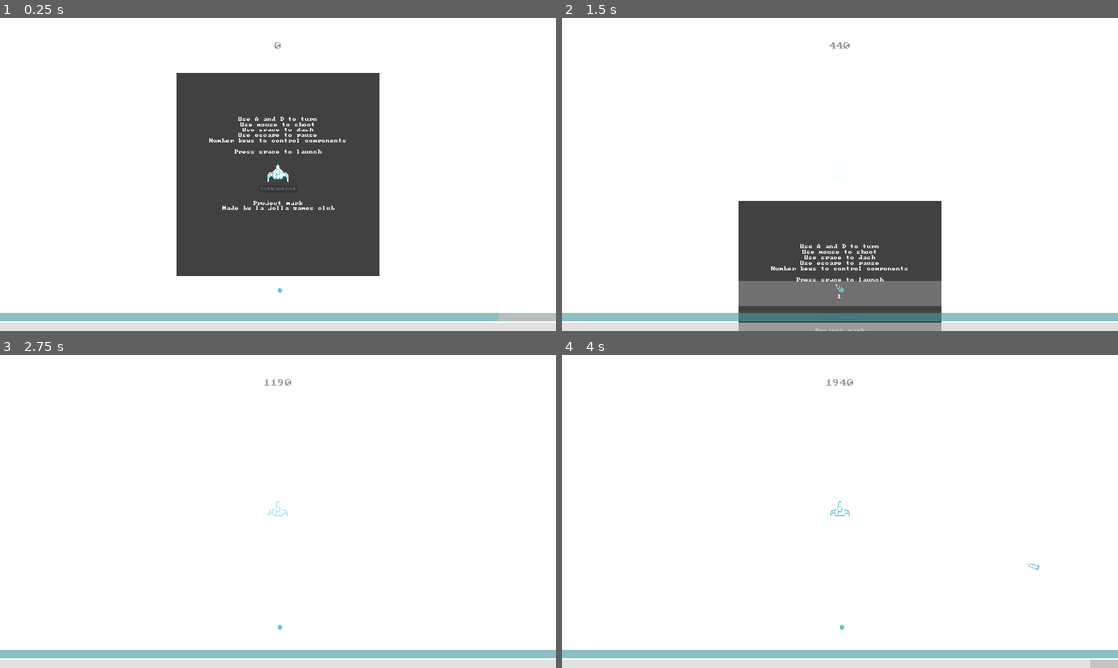
Above: before the commit, frames 1-4 (two rows, left to right).
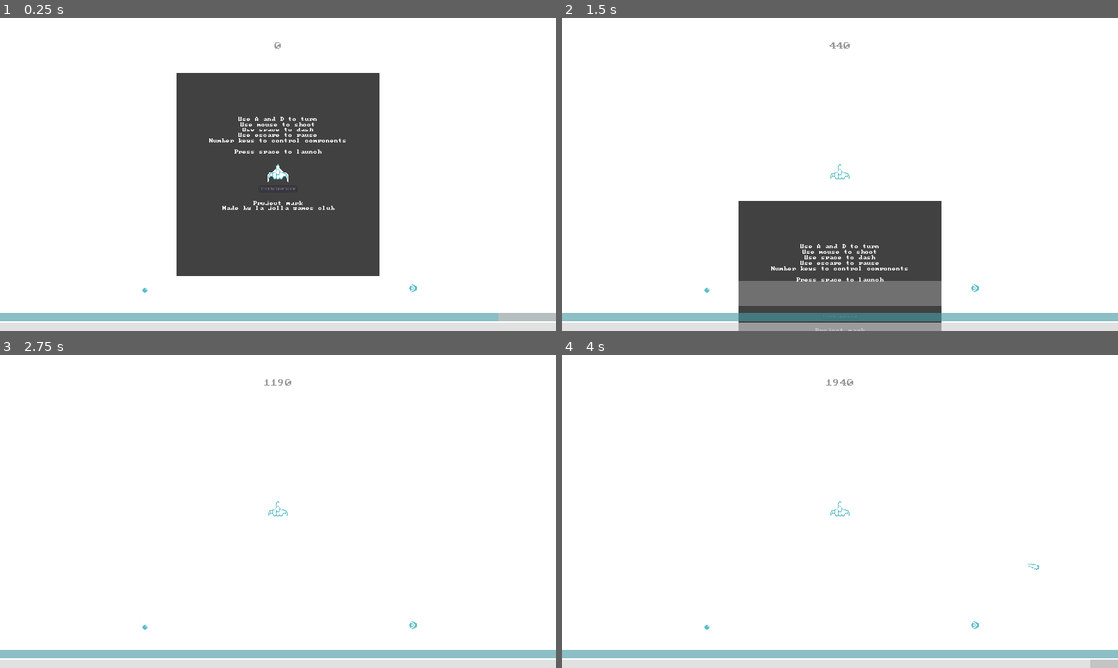
Above: after the commit, the same moments.

Repository: lajollagamesclub/project-mark
Game: Godot game, scene res://Main.tscn
Two runs of this game, one before a commit and one after it. Both use one fixed random seed, a clock stepped at 60 frames per second and the inputs below. The engine's default icon, where the game draws it, is replaced by a stand-in: a white triangle on a blue panel in a dark square.
Inputs (mouse positions are in pixels of both pictures, inside the frame that each line leads up to):
- Up to frame 1 (0.25 s): no input
- Up to frame 2 (1.5 s): tap Enter at 0.5 s; move the mouse to (962, 158) at 0.52 s; hold E (g_dash_right) 0.53-1.28 s; tap Space (g_dash) at 0.6 s; tap 1 at 0.8, 1.35 s; move the mouse to (728, 190) at 1.27 s; hold S (g_down) from 1.28 s (still down)
- Up to frame 3 (2.75 s): tap 9 at 1.55, 2.1 s; move the mouse to (333, 442) at 2.02 s; release S (g_down) at 2.03 s; hold E (g_dash_right) from 2.03 s (still down); tap Space (g_dash) at 2.3 s
- Up to frame 4 (4 s): move the mouse to (812, 574) at 2.77 s; release E (g_dash_right) at 2.78 s; hold Up (g_fire_up) 2.78-3.53 s; tap Space (g_dash) at 2.85 s; tap 1 at 3.05 s; move the mouse to (1006, 558) at 3.52 s; hold Q (g_dash_left) from 3.53 s (still down); click (1006, 558) at 3.6 s; tap 9 at 3.8 s

The runs differ from the first frame. In frame 1, less than 0.1% of the frame differs, in the area x 25-75%, y 85-88%; in frame 2, less than 0.1%, in the area x 25-75%, y 46-90%; in frame 3, less than 0.1%; in frame 4, less than 0.1%.

Commit message:
Move dashing to module

Diff:
--- /dev/null
+++ b/src/Dashing.gd
@@ -0,0 +1,23 @@
+extends Component
+
+const player_state = preload("res://player_state.tres")
+
+
+func _ready():
+	self.cooldown_time = 2.5
+
+func on_trigger() -> bool:
+	self.cooldown_time = 2.5
+	if not is_cooled_down():
+		return false
+	player_state.dashing = true
+	start_cooldown()
+	$Timer.start()
+	return true
+
+func can_fire() -> bool:
+	return !player_state.in_hyperspace
+
+
+func _on_Timer_timeout():
+	player_state.dashing = false
--- /dev/null
+++ b/src/Dashing.tscn
@@ -0,0 +1,38 @@
+[gd_scene load_steps=4 format=2]
+
+[ext_resource path="res://Component.tscn" type="PackedScene" id=1]
+[ext_resource path="res://dashing.png" type="Texture" id=2]
+[ext_resource path="res://Dashing.gd" type="Script" id=3]
+
+[node name="Dashing" instance=ExtResource( 1 )]
+script = ExtResource( 3 )
+
+[node name="VBoxContainer" parent="." index="0"]
+margin_left = 944.0
+margin_top = 514.0
+margin_right = 976.0
+margin_bottom = 566.0
+
+[node name="CenterContainer" parent="VBoxContainer" index="0"]
+margin_right = 32.0
+margin_bottom = 32.0
+
+[node name="Icon" parent="VBoxContainer/CenterContainer" index="0"]
+margin_right = 32.0
+margin_bottom = 32.0
+texture = ExtResource( 2 )
+
+[node name="CooldownVisualizer" parent="VBoxContainer/CenterContainer" index="1"]
+margin_right = 32.0
+margin_bottom = 32.0
+texture_progress = ExtResource( 2 )
+
+[node name="NumberLabel" parent="VBoxContainer" index="1"]
+margin_top = 36.0
+margin_right = 32.0
+margin_bottom = 52.0
+
+[node name="Timer" type="Timer" parent="." index="1"]
+wait_time = 0.8
+one_shot = true
+[connection signal="timeout" from="Timer" to="." method="_on_Timer_timeout"]
--- a/src/Main.tscn
+++ b/src/Main.tscn
@@ -80,7 +80,9 @@
 visible = false
 
 [node name="StarryBackground" parent="World/StarsPerformanceSwitcher/HighPerformanceStars" instance=ExtResource( 3 )]
+relative_motion = 1.0
 parallax_scale = 0.7
+offset = Vector2( 0, 0 )
 
 [node name="StarryBackground2" parent="World/StarsPerformanceSwitcher/HighPerformanceStars" instance=ExtResource( 3 )]
 visible = false
--- a/src/PlayerTurning.gd
+++ b/src/PlayerTurning.gd
@@ -2,20 +2,13 @@
 
 const player_state = preload("res://player_state.tres")
 
-const dash_time = 0.5
-const dash_cooldown_time = 3.0
-const dash_speed = 1500.0
+const dashing_speed = 1500.0
 const hyperspace_speed = 9000.0
 const movement_speed = 600.0
 const rotational_speed = 360.0
 
-
-var dashing: bool = false
-var can_dash: bool = false
 onready var target_speed: float = movement_speed
 var cur_speed: float = 0.0
-var cur_dash_time: float = 0.0
-var cur_dash_cooldown_time: float = 0.0
 
 var is_on_wall: bool = false
 
@@ -23,18 +16,23 @@
 	set_physics_process(false)
 	set_process(false)
 	player_state.connect("hyperspace_changed", self, "_on_hyperspace_changed")
+	player_state.connect("dashing_changed", self, "_on_dashing_changed")
+
+func _on_dashing_changed(new_dashing):
+	$CollisionPolygon2D.disabled = new_dashing
+	$AsteroidDestroyer.disabled = new_dashing
+	if new_dashing:
+		target_speed = dashing_speed
+	else:
+		target_speed = movement_speed
 
 func _on_hyperspace_changed(new_hyperspace_changed):
+	$CollisionPolygon2D.disabled = new_hyperspace_changed
+	$AsteroidDestroyer.disabled = new_hyperspace_changed
 	if new_hyperspace_changed:
-		can_dash = false
 		target_speed = hyperspace_speed
-		$CollisionPolygon2D.disabled = true
-		$AsteroidDestroyer.disabled = true
 	else:
-		can_dash = true
 		target_speed = movement_speed
-		$CollisionPolygon2D.disabled = false
-		$AsteroidDestroyer.disabled = false
 
 func _input(event):
 	if event.is_action_pressed("g_start"):
@@ -42,7 +40,6 @@
 		set_physics_process(true)
 
 func _process(delta):
-	cur_dash_cooldown_time += delta
 	for asteroid in $AsteroidVisualizations.get_bodies_in_group():
 		var tapped = asteroid.tap_resource(delta)
 		if tapped and not is_on_wall():
@@ -54,28 +51,6 @@
 				player_state.fuel += lerp(0.0, 10.0, asteroid_distance)*delta
 	if is_on_wall:
 		player_state.fuel -= 100.0*delta
-
-	$Sprite.modulate.a = lerp(0.2, 1.0, min(cur_dash_cooldown_time,dash_cooldown_time)/dash_cooldown_time)
-
-	if dashing:
-		cur_dash_cooldown_time = 0.0
-		cur_dash_time += delta
-
-		if cur_dash_time > dash_time:
-			$CollisionPolygon2D.disabled = false
-			$AsteroidDestroyer.disabled = false
-			cur_dash_time = 0.0
-			cur_dash_cooldown_time = 0.0
-			target_speed = movement_speed
-			dashing = false
-
-#	print(cur_dash_cooldown_time >= dash_cooldown_time)
-	if Input.is_action_just_pressed("g_dash") and not dashing and cur_dash_cooldown_time >= dash_cooldown_time and can_dash:
-		$CollisionPolygon2D.disabled = true
-		$AsteroidDestroyer.disabled = true
-		target_speed = dash_speed
-		$Sprite.modulate.a = 0.5
-		dashing = true
 
 func _physics_process(delta):
 	var horizontal: int = int(Input.is_action_pressed("g_right")) - int(Input.is_action_pressed("g_left"))
@@ -111,6 +86,8 @@
 
 		player_state.move(-movement_vector)
 
+	$Sprite.modulate.a = 1.0 - float(player_state.dashing)*0.5
+
 
 func _on_AsteroidDestroyer_bumped():
 	cur_speed = 0.0
--- a/src/player_state.gd
+++ b/src/player_state.gd
@@ -5,13 +5,16 @@
 signal moved(move_vector)
 signal components_changed(new_components)
 signal hyperspace_changed(new_in_hyperspace)
+signal dashing_changed(new_dashing)
 
 const available_components = {
-	"warping" : "Warping.tscn"
+	"warping" : "Warping.tscn",
+	"dashing" : "Dashing.tscn"
 }
 
 var cur_components: Array = [
 	"warping",
+	"dashing"
 ]
 
 # warning-ignore:unused_class_variable
@@ -21,7 +24,12 @@
 var fuel: float = 100.0 setget set_fuel
 var health: float = 100.0 setget set_health
 var in_hyperspace: bool = false setget set_in_hyperspace
+var dashing: bool = false setget set_dashing
 var tree: SceneTree
+
+func set_dashing(new_dashing):
+	dashing = new_dashing
+	emit_signal("dashing_changed", new_dashing)
 
 func get_component_scene(component_name: String) -> String:
 	return available_components[component_name]
Binary file added: src/dashing.png
Not shown, added: src/dashing.png.import
